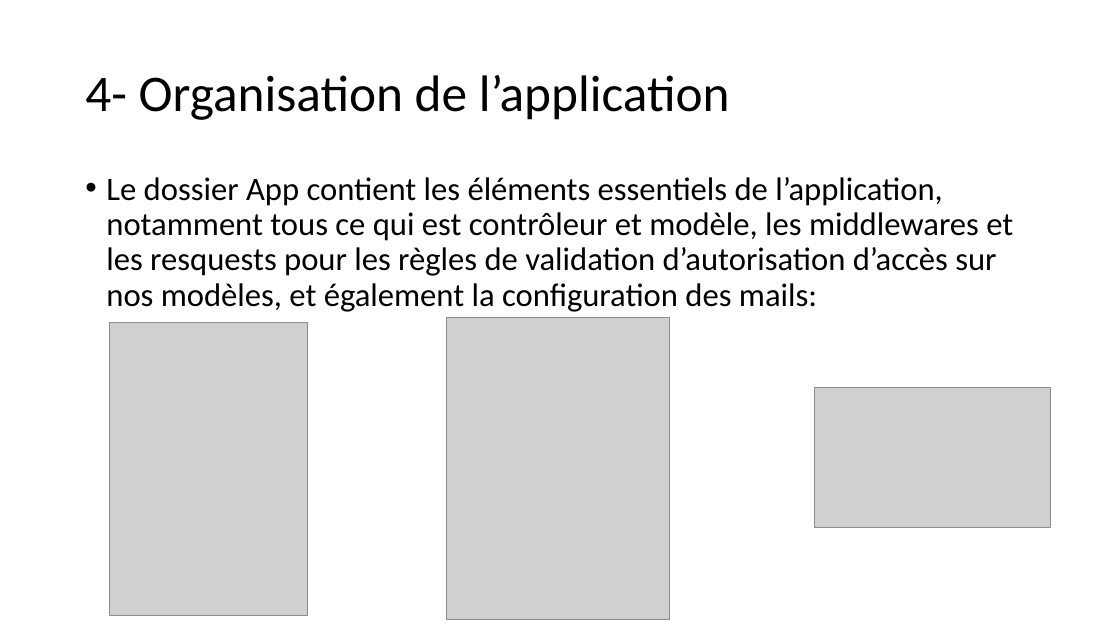
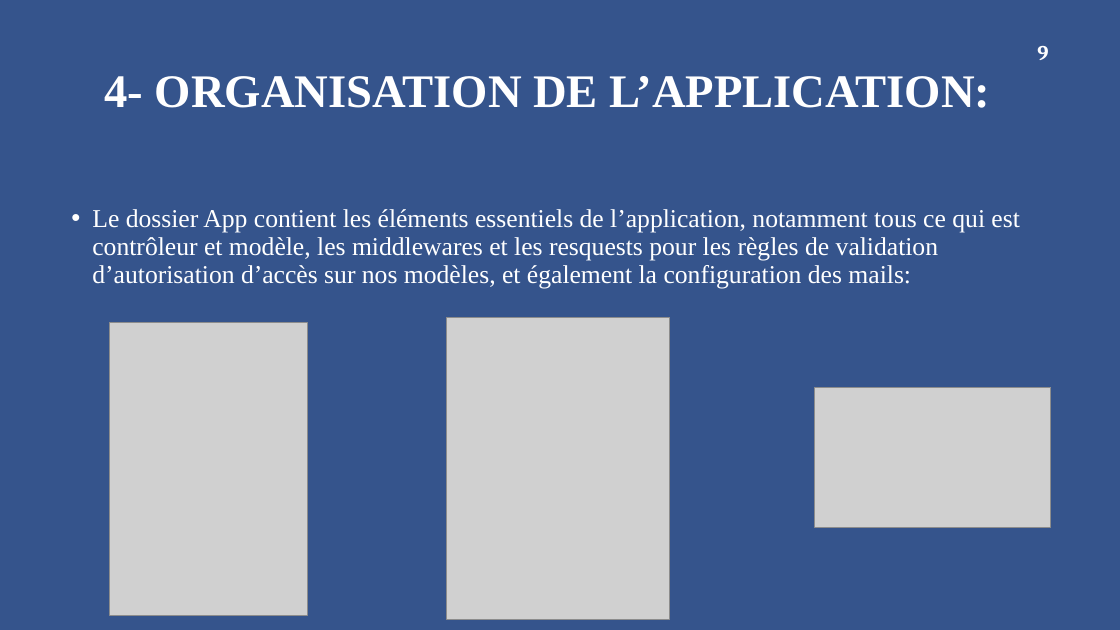
Before and after one commit to sowmangas/rendu-devoir, a slide deck: slide 9 of Documents/Presentation Application web de rendu de devoirs.pptx. Drawn at 1120x630 pixels with LibreOffice and Linux fonts; fonts in the diff are those of the drawing; grey boxes stand for pictures; background and template pictures are left out. Boxes give left, top, right and bottom in pixels: in the first picture for what was removed or moved away, otherwise in the second. Text is boxed around its words. In the diff, an @@ line names an element or a change of style, - is before the commit and + after.

```diff
--- a/Documents/Presentation Application web de rendu de devoirs.pptx
+++ b/Documents/Presentation Application web de rendu de devoirs.pptx
@@ background #FFFFFF to #36548C @@
@@ page number added at [1037, 46, 1048, 60], 18 pt, text #FFFFFF, bold @@
+9
@@ title at [104, 76, 991, 108]: text changed; size 44 to 40 pt; font Calibri to Times New Roman; text colour #000000 to #FFFFFF; bold on @@
-4- Organisation de l’application
+4- ORGANISATION DE L’APPLICATION:
@@ text "Le dossier App contient les ...": place and size @@
-text "Le dossier App contient les ..." at [106, 177, 1013, 312]
+text "Le dossier App contient les ..." at [92, 209, 1019, 289]
@@ text "Le dossier App contient les ..." at [92, 209, 1019, 289]: size 28 to 22 pt, font Calibri to Times New Roman, text colour #000000 to #FFFFFF @@
```
Also in this commit, not shown: 13 other slides changed, 3 other files.
